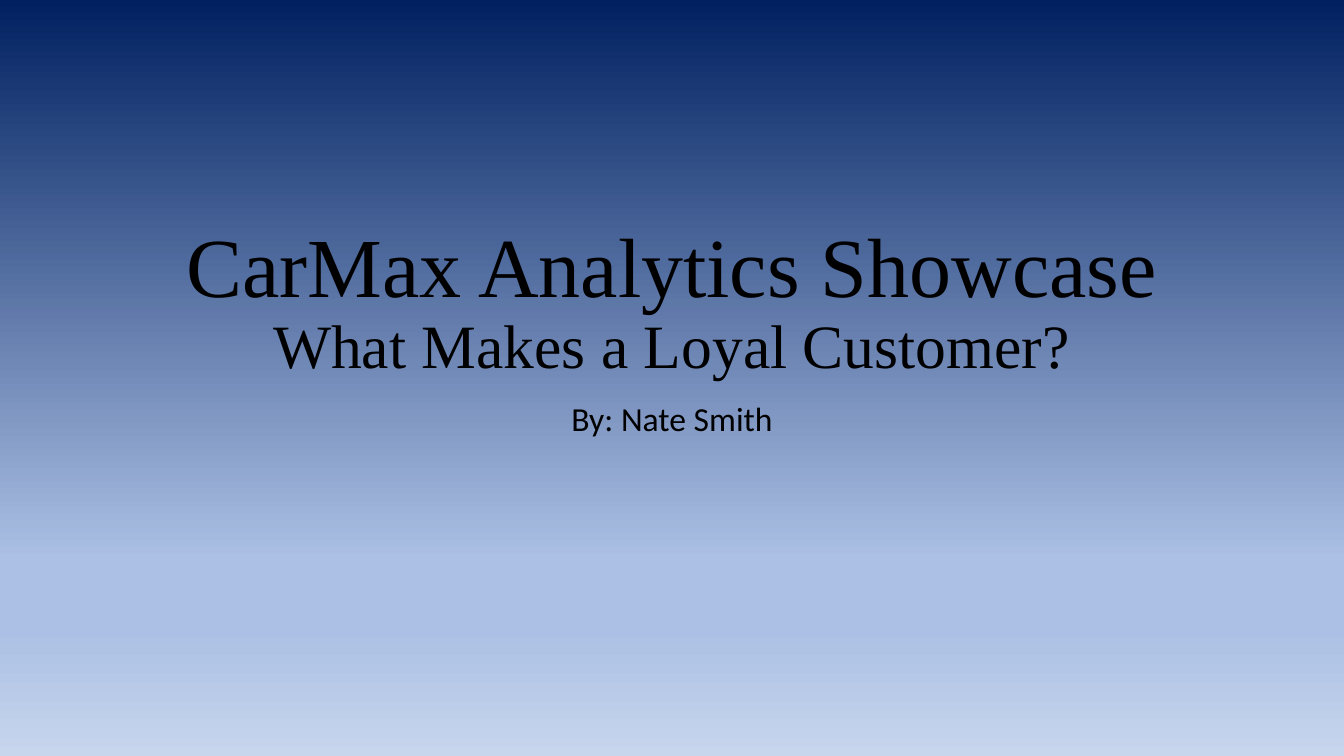
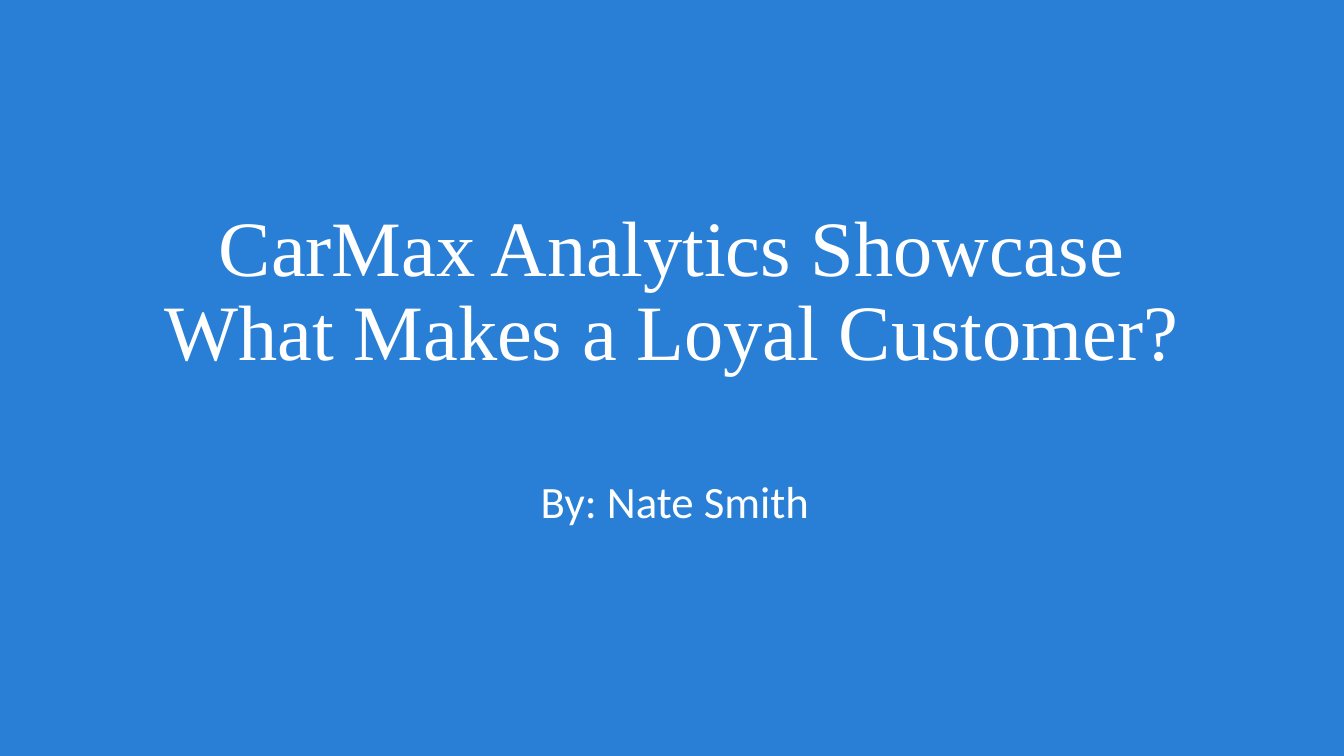
Before and after one commit to Natedogg373/CarMax_Analytics, a slide deck: slide 1 of CarMax Analytics Showcase.pptx. Drawn at 1344x756 pixels with LibreOffice and Linux fonts; fonts in the diff are those of the drawing. Boxes give left, top, right and bottom in pixels: in the first picture for what was removed or moved away, otherwise in the second. Text is boxed around its words. In the diff, an @@ line names an element or a change of style, - is before the commit and + after.

```diff
--- a/CarMax Analytics Showcase.pptx
+++ b/CarMax Analytics Showcase.pptx
@@ background gradient #002060 to #ABC0E4 to #C7D5ED to #297FD5 @@
@@ title "CarMax Analytics Showcase What Makes ...": place and size @@
-title "CarMax Analytics Showcase What Makes ..." at [187, 238, 1157, 380]
+title "CarMax Analytics Showcase What Makes ..." at [164, 221, 1179, 376]
@@ title "CarMax Analytics Showcase What Makes ..." at [164, 221, 1179, 376]: size 60 to 56 pt in "CarMax Analytics Showcase"; size 44 to 56 pt in "What Makes a Loyal Customer?"; text colour #000000 to #FFFFFF @@
@@ subtitle "By: Nate Smith": place and size @@
-subtitle "By: Nate Smith" at [571, 407, 773, 437]
+subtitle "By: Nate Smith" at [541, 487, 809, 526]
@@ subtitle "By: Nate Smith" at [541, 487, 809, 526]: size 24 to 32 pt, text colour #000000 to #FFFFFF @@
```
Also in this commit, not shown: 11 other slides changed, 3 slides added, 3 slides removed.
